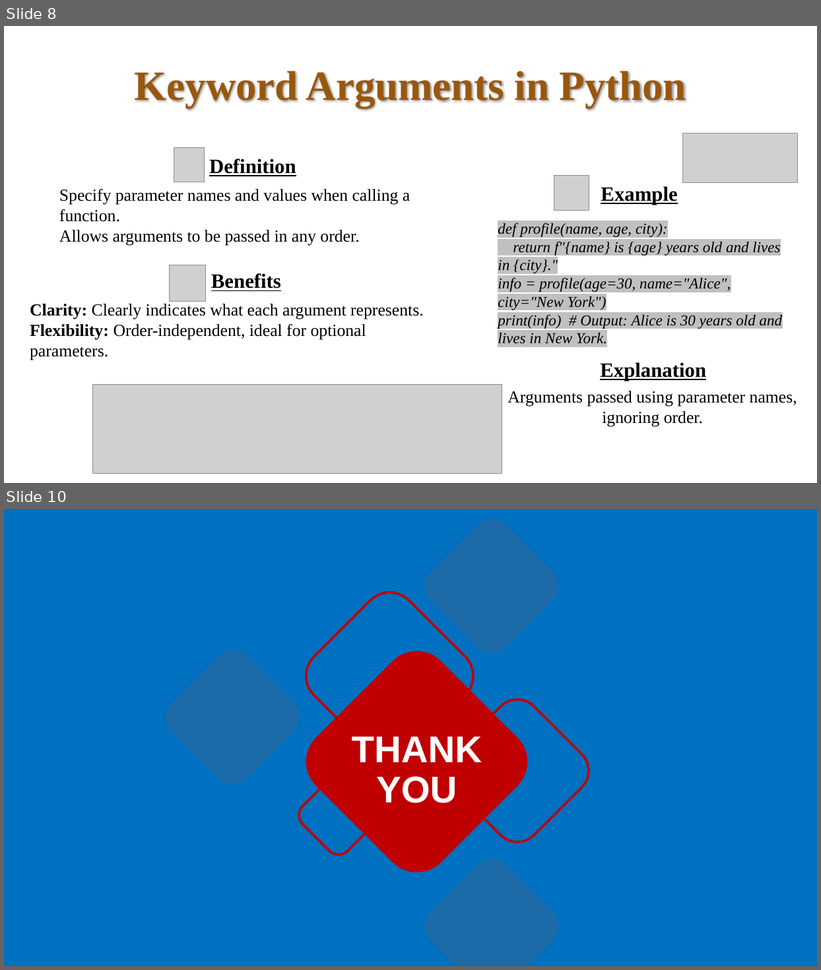
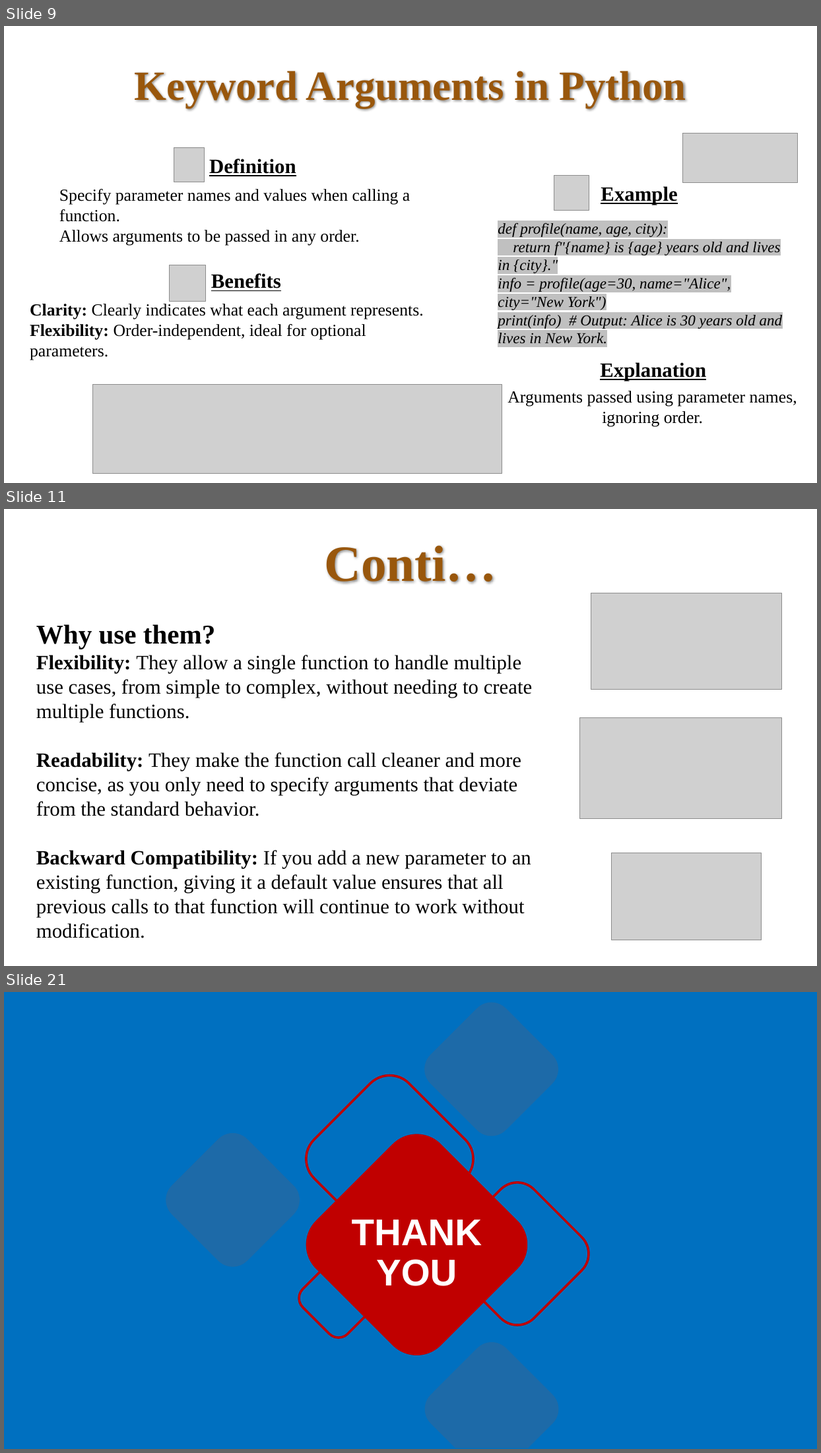
Before and after one commit to bahadurCorvit/Advance_Python, a slide deck: lectures/Lec7.pptx. Shown one above the other, each under a label of ours: slides 8 and 10 before the commit, slides 9, 11 and 21 after it; the slides between them are not shown. The pictures are 821x970 and 821x1453 pixels, drawn with LibreOffice and Linux fonts; fonts in the diff are those of the drawing; grey boxes stand for pictures. Boxes give left, top, right and bottom in pixels: in the first picture for what was removed or moved away, otherwise in the second. Text is boxed around its words. In the diff, an @@ line names an element or a change of style, - is before the commit and + after.

```diff
--- a/lectures/Lec7.pptx
+++ b/lectures/Lec7.pptx
@@ slide 11 added at (4,509,817,966), background #FFFFFF @@
@@ title added at (324,545,496,584), 60 pt, text #99570C, bold @@
+Conti…
@@ picture added at (591,593,781,690) @@
@@ text added at (36,625,532,939), 24 pt, text #000000 @@
+Why use them?
+Flexibility: They allow a single function to handle multiple use cases, from simple to complex, without needing to create multiple functions.
+Readability: They make the function call cleaner and more concise, as you only need to specify arguments that deviate from the standard behavior.
+Backward Compatibility: If you add a new parameter to an existing function, giving it a default value ensures that all previous calls to that function will continue to work without modification.
@@ picture added at (580,718,781,819) @@
@@ picture added at (612,853,762,940) @@
@@ what was slide 8 is now slide 9 @@
@@ what was slide 10 is now slide 21 @@
```
Also in this commit, not shown: 1 slide changed, 10 other slides added, 6 other files.
